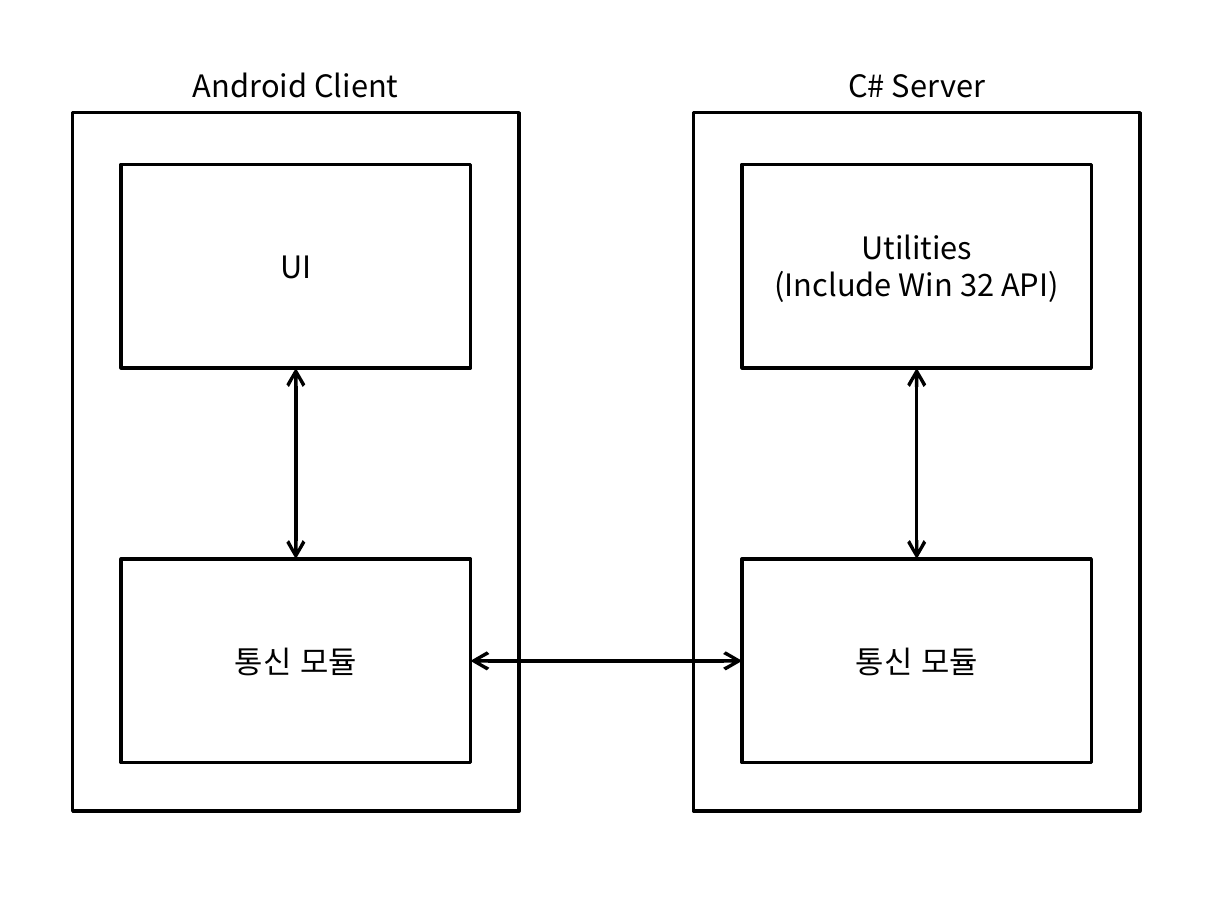
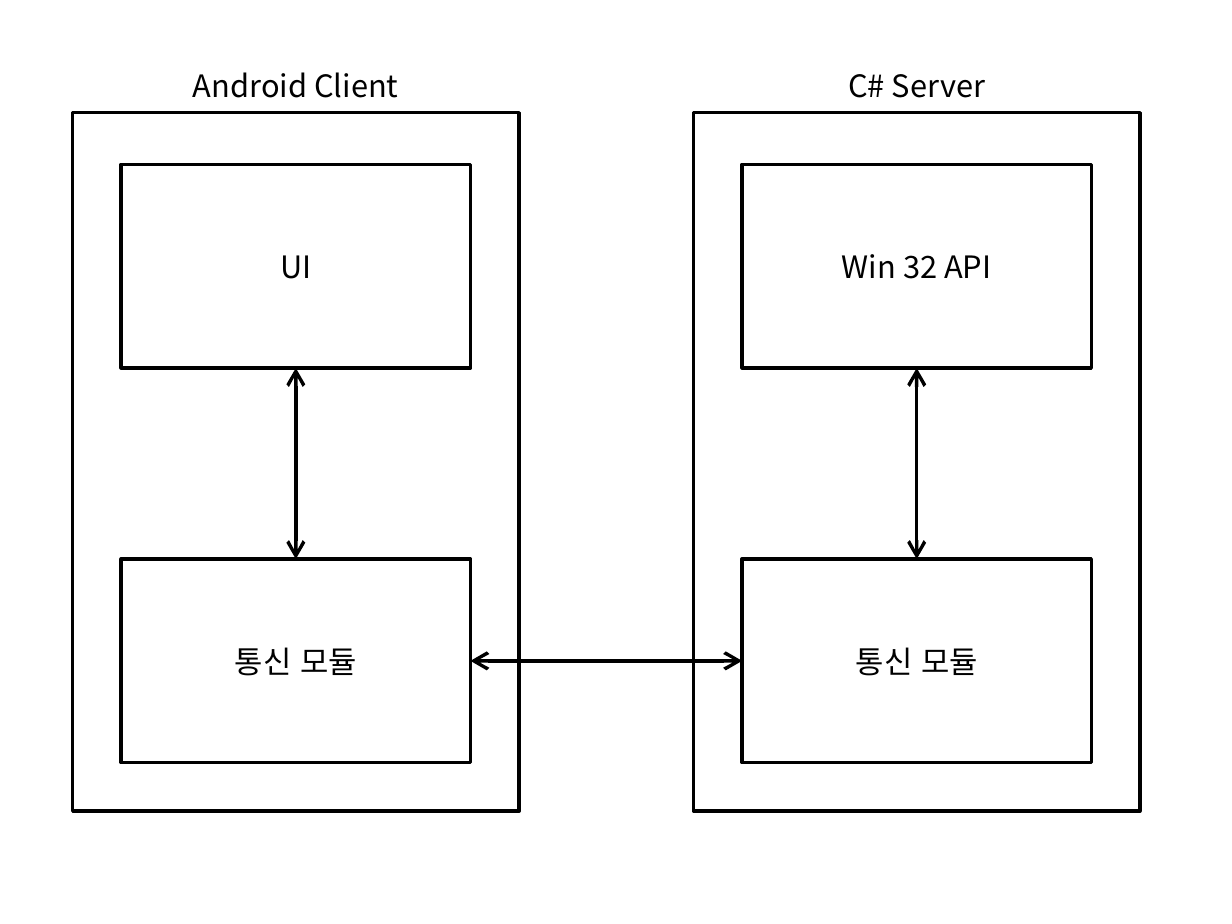
Before and after one commit to uhm0311/PPT-Remote-Viewer, a slide deck: slide 1 of 문서/개요.pptx. Drawn at 1232x924 pixels with LibreOffice and Linux fonts; fonts in the diff are those of the drawing. Boxes give left, top, right and bottom in pixels: in the first picture for what was removed or moved away, otherwise in the second. Text is boxed around its words. In the diff, an @@ line names an element or a change of style, - is before the commit and + after.

```diff
--- a/문서/개요.pptx
+++ b/문서/개요.pptx
@@ text in rectangle at (x1=842, y1=254, x2=991, y2=279): text changed @@
-Utilities
-(Include Win 32 API)
+Win 32 API
```
Also in this commit, not shown: 1 other slide changed, 15 other files.
